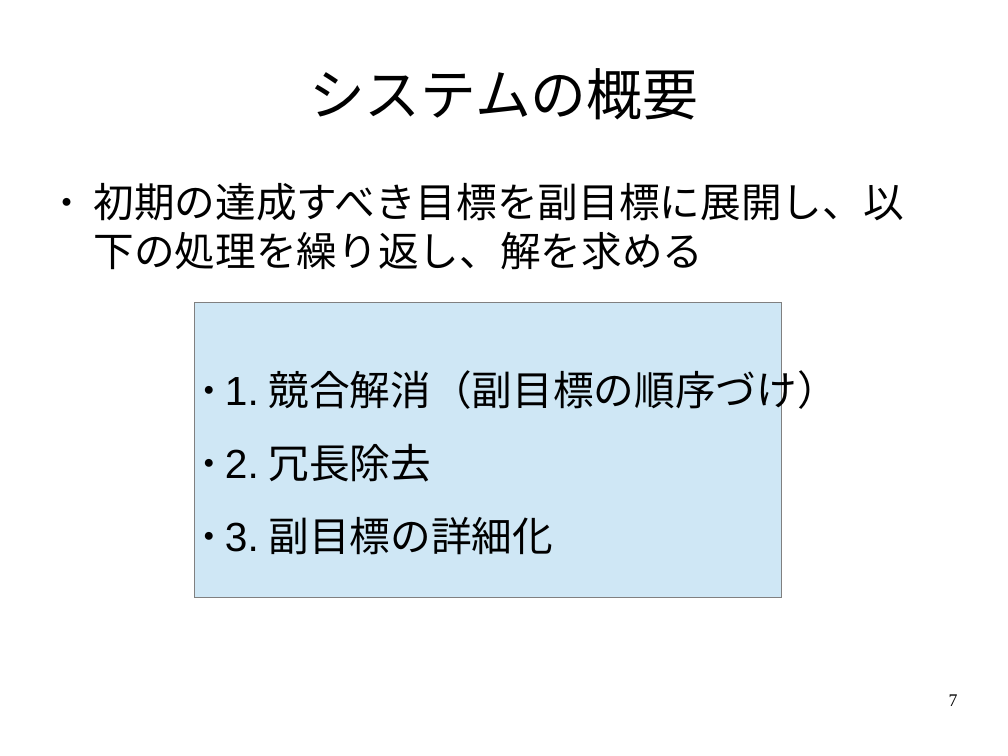
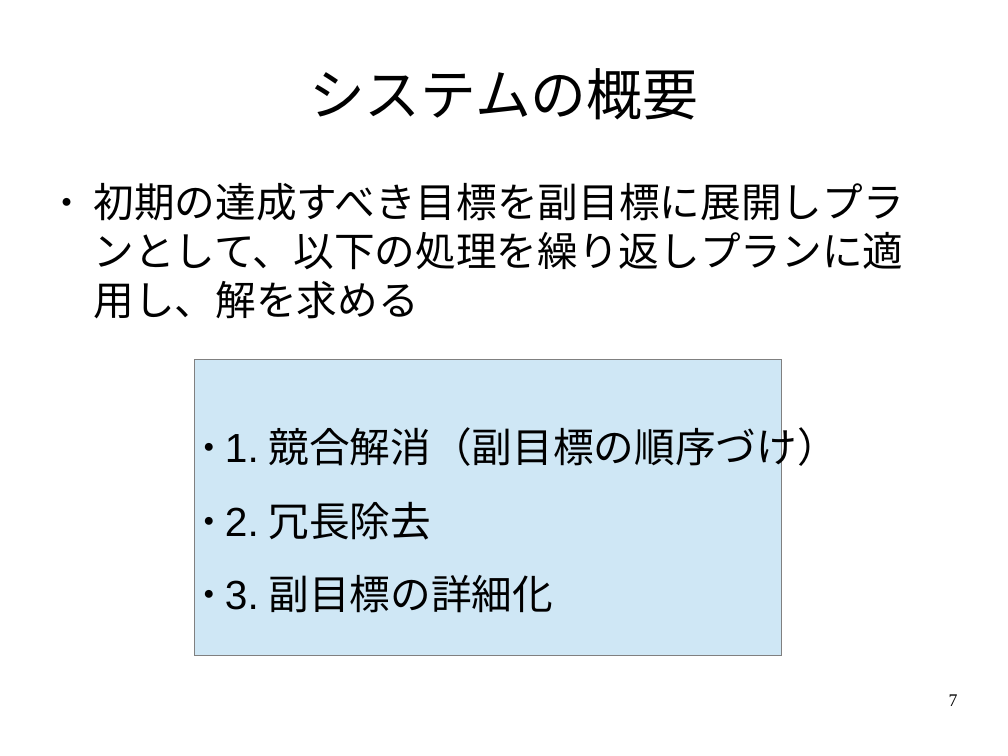
Before and after one commit to ProjectKT/NOAHPlanner, a slide deck: slide 7 of Grep8/発表スライド.odp. Drawn at 1008x756 pixels with LibreOffice and Linux fonts; fonts in the diff are those of the drawing. Boxes give left, top, right and bottom in pixels: in the first picture for what was removed or moved away, otherwise in the second. Text is boxed around its words. In the diff, an @@ line names an element or a change of style, - is before the commit and + after.

```diff
--- a/Grep8/発表スライド.odp
+++ b/Grep8/発表スライド.odp
@@ text at [94, 183, 904, 319]: text changed @@
-● 初期の達成すべき目標を副目標に展開し、以下の処理を繰り返し、解を求める
+● 初期の達成すべき目標を副目標に展開しプランとして、以下の処理を繰り返しプランに適用し、解を求める
@@ rectangle "1.競合解消（副目標の順序づけ）": place and size @@
-rectangle "1.競合解消（副目標の順序づけ）" at [195, 303, 782, 598]
+rectangle "1.競合解消（副目標の順序づけ）" at [195, 360, 782, 656]
```
Also in this commit, not shown: 2 other slides changed, 1 other file.
